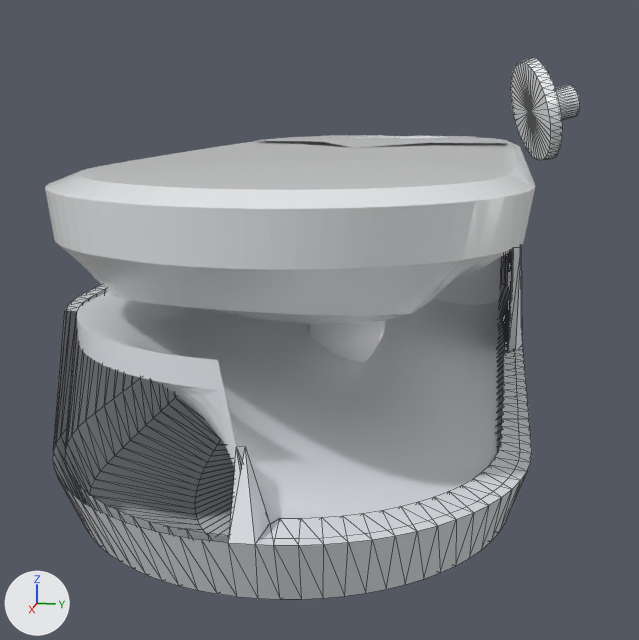
An edit to the glTF model output/debug_v5/qihang_product_pearl_phase2.glb, drawn before and after from the same camera.
Rendered twice from a camera (50 mm lens) standing at (19.5, 3.1, 5.2) and looking at (-0.1, -0.8, 0.3). The axes (+X, +Y, +Z) are drawn at lower left. The lights are the same throughout. The picture after the commit comes second. Mesh edges are drawn as thin lines on the coarser meshes. Where no turn or scale is listed for an object, it has been applied to the vertices. Vertices at exactly the same position are counted once.

The first picture shows 'Case_Base_Arc_Ramp_V4', 'Case_Base_Shell', 'Case_Lid_Shell', 'Earbud_Left_Tip.001', 'Pivot_Plug_Cap' and 2 more.
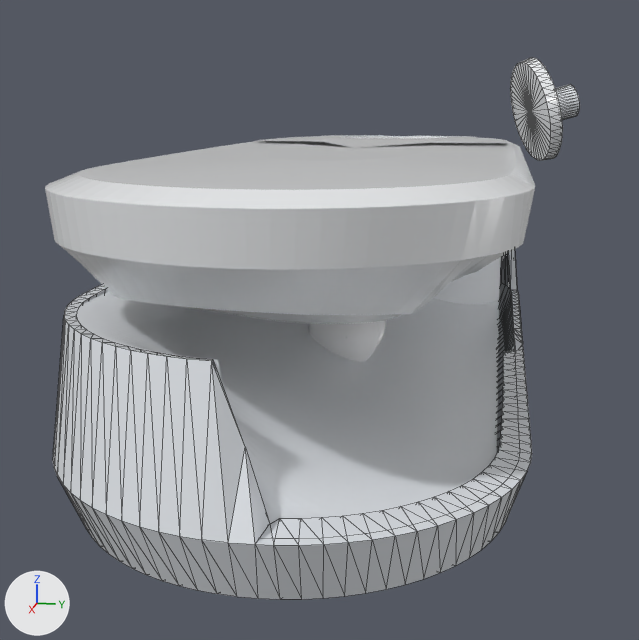
Pixel boxes (x1, y1, x2, y2) of what changed, in the pictures (639 x 640 px):
'Case_Base_Shell', reshaped
    before: (53, 246, 532, 599)
    after: (53, 249, 532, 599)
part 1 of me_mesh_0_022, added
    after: (53, 311, 245, 543)
part 2 of me_mesh_0_022, cut back
    before: (508, 246, 523, 351)
    after: (509, 249, 523, 350)

Patch to the scene script:
```diff
--- a/output/debug_v5/qihang_product_pearl_phase2.glb.py
+++ b/output/debug_v5/qihang_product_pearl_phase2.glb.py
@@ me_mesh_0_022 @@
 # used by ob_case_base_shell; location = (0.0, 0.0, 0.01)
-me_mesh_0_022.from_pydata(...)  # 1256 vertices, 2476 faces; spans x -9.9..9.9, y -3.8..3.8, z -2.7..2.1
+me_mesh_0_022.from_pydata(...)  # 1273 vertices, 2504 faces; spans x -9.9..9.9, y -3.8..3.8, z -2.7..2.1
+# me_mesh_0_022 part 1
+# 12 vertices are added at x 7.5..9.4, y -3.0..-0.3, z 2.1
+# 9 new vertices lie (-0.4, 0.1, 2.2) away from vertices in x 9.1..9.8, y -2.3..-0.3, z -0.1
+# 5 new vertices lie (-0.6, 0.0, 2.2) away from vertices in x 8.1..8.9, y -3.2..-2.6, z -0.1
+# 84 new faces join them
+# me_mesh_0_022 part 2
+# 28 vertices are removed from x -5.9..-0.4, y 3.4..3.7, z 2.1
+# 88 faces are deleted
+# 19 vertices are added at x -6.5..0.1, y 3.5..3.8, z -0.2..-0.1
+# 32 new faces join them
 me_mesh_0_022.materials.append(mat_material_0_022)
```
